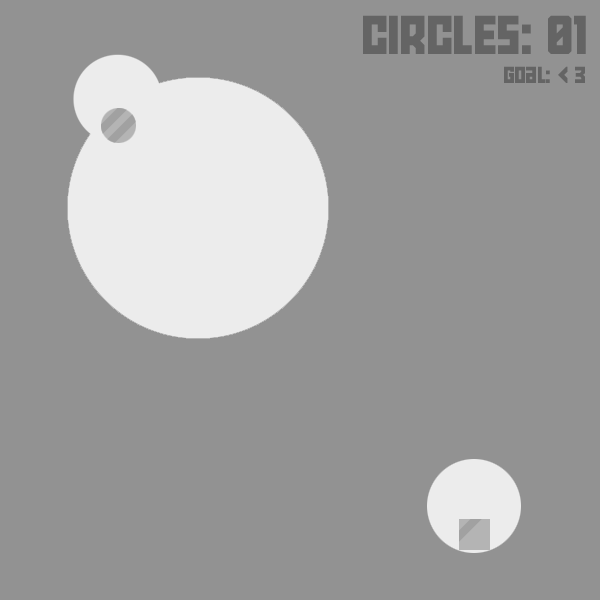
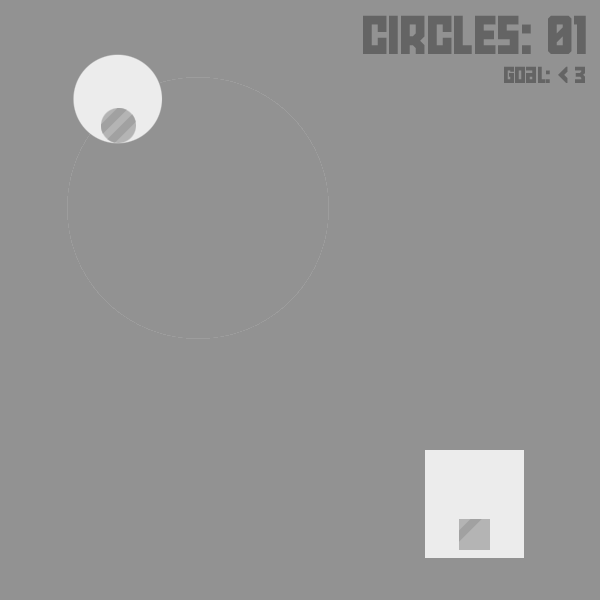
The second 600x600 image is a revision of the first. Changes to its layers:
painted on "Filled" over 67, 77, 524, 558
